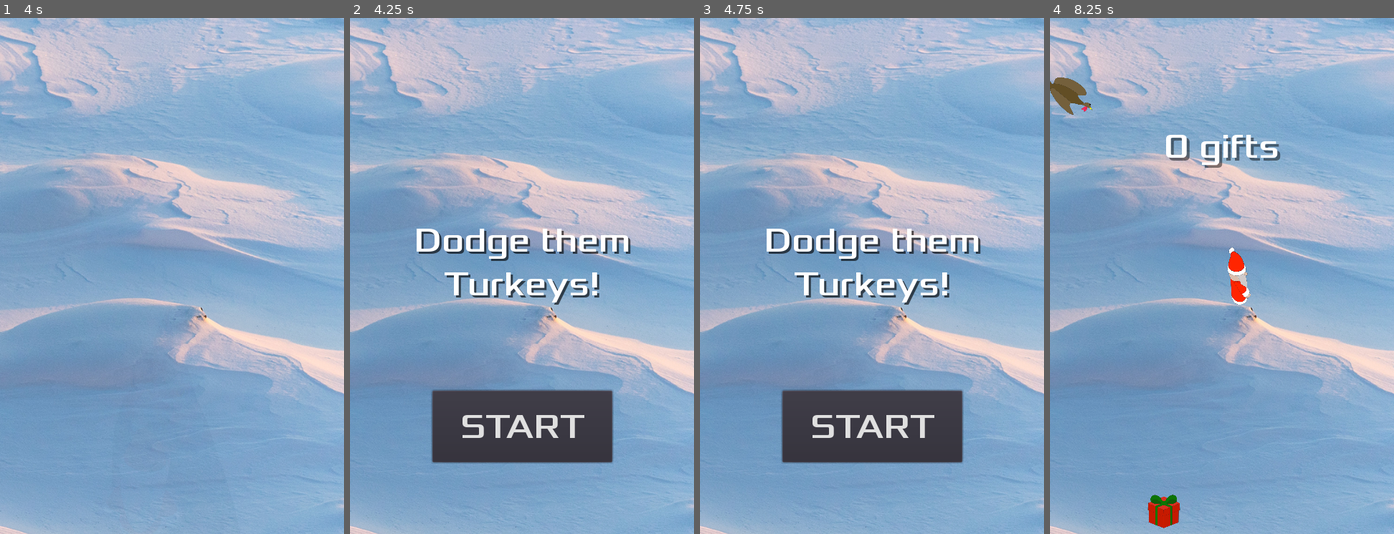
Above: before the commit, frames 1-4 (left to right).
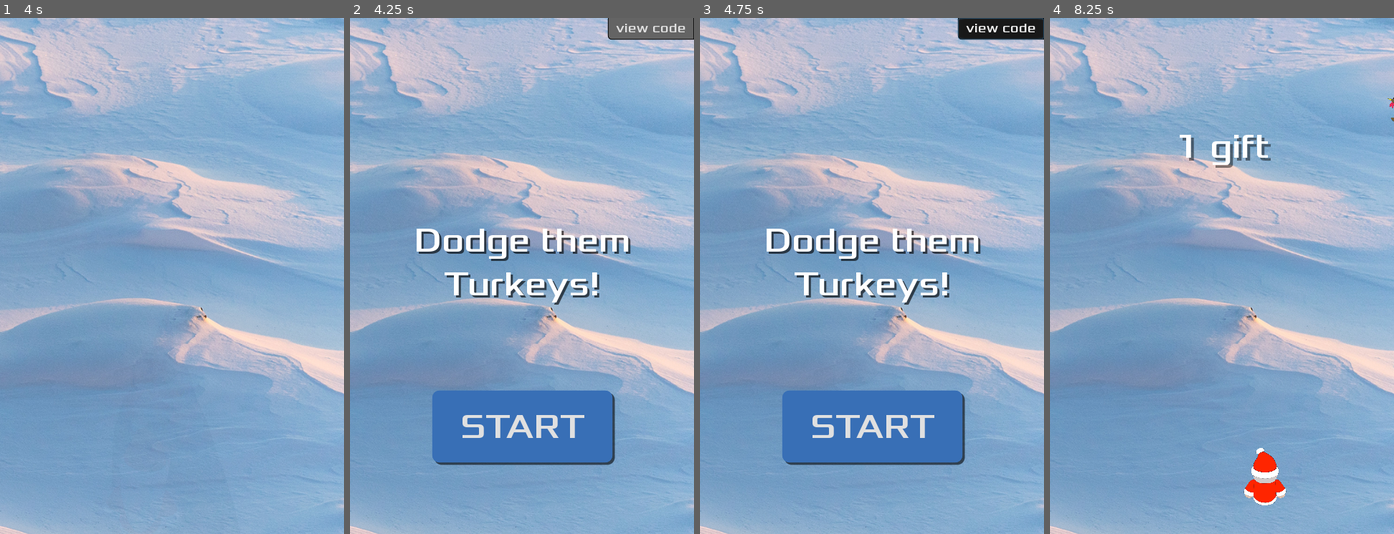
Above: after the commit, the same moments.

Repository: ilf-creative/dodge-them-turkeys
Game: Godot game, scene res://Main.tscn
The game is run twice, just before and just after one commit, with the same random seed, the same clock (stepped at 60 frames per second) and the same inputs.
Inputs (mouse positions are in pixels of both pictures, inside the frame that each line leads up to):
- Up to frame 1 (4 s): move the mouse to (247, 250) at 0.52 s; hold Right (ui_right) 0.53-1.28 s; click (247, 250) at 0.67 s; tap Enter at 1.25, 2.75 s; move the mouse to (103, 301) at 1.27 s; hold Down (ui_down) 1.28-2.03 s; tap Space at 2, 3.5 s; move the mouse to (206, 162) at 2.02 s; hold Right (ui_right) 2.03-2.78 s; move the mouse to (154, 379) at 2.77 s; hold Up (ui_up) 2.78-3.53 s; click (154, 379) at 2.92 s; move the mouse to (275, 353) at 3.52 s; hold Left (ui_left) from 3.53 s (still down)
- Up to frame 2 (4.25 s): keep holding Left (ui_left)
- Up to frame 3 (4.75 s): release Left (ui_left) at 4.25 s; click (1002, 28) at 4.25 s, where only the run after the commit has a clickable "view code"
- Up to frame 4 (8.25 s): click "START" at 5 s; tap Enter at 5.75 s; move the mouse to (1118, 198) at 5.77 s; hold Left (ui_left) 5.78-6.53 s; move the mouse to (1239, 276) at 6.52 s; hold Down (ui_down) 6.53-7.28 s; click (1239, 276) at 6.67 s; move the mouse to (1170, 147) at 7.27 s; hold Right (ui_right) 7.28-8.03 s; move the mouse to (1297, 250) at 8.02 s; hold Up (ui_up) from 8.03 s (still down)

Frame 1 is identical in both runs. In frame 2, 8.3% of the frame differs, in the area x 23-100%, y 0-87%; in frame 3, 8.3%; in frame 4, 3.4%.

Commit message:
add link to godot docs, update spawn box based on screen size, handle arrow and touch control at the same time

Diff:
--- a/project/HUD.gd
+++ b/project/HUD.gd
@@ -4,11 +4,13 @@
 func show():
 	$Message.show()
 	$StartButton.show()
+	$CodeButton.show()
 	$ScoreLabel.show()
 
 func hide():
 	$Message.hide()
 	$StartButton.hide()
+	$CodeButton.hide()
 	$ScoreLabel.hide()
 
 func show_message(text):
@@ -18,15 +20,15 @@
 
 func show_game_over(text):
 	show_message("GAME OVER")
-	# Wait until the MessageTimer has counted down.
 	yield($MessageTimer, "timeout")
 
 	$MessageTimer.stop()
 	$Message.text = text
 	$Message.show()
-	# Make a one-shot timer and wait for it to finish.
+
 	yield(get_tree().create_timer(1), "timeout")
 	$StartButton.show()
+	$CodeButton.show()
 
 func update_score(score):
 	var gift_s = "" if score == 1 else "s"
@@ -39,4 +41,9 @@
 
 func _on_StartButton_pressed():
 	$StartButton.hide()
+	$CodeButton.hide()
 	emit_signal("start_game")
+
+
+func _on_CodeButton_pressed():
+	OS.shell_open("https://github.com/ilf-creative/dodge-them-turkeys")
--- a/project/HUD.tscn
+++ b/project/HUD.tscn
@@ -7,11 +7,69 @@
 size = 48
 font_data = ExtResource( 1 )
 
+[sub_resource type="StyleBoxFlat" id=8]
+bg_color = Color( 0.101961, 0.345098, 0.0823529, 1 )
+corner_radius_top_left = 10
+corner_radius_top_right = 10
+corner_radius_bottom_right = 10
+corner_radius_bottom_left = 10
+shadow_size = 1
+shadow_offset = Vector2( 3, 3 )
+
+[sub_resource type="StyleBoxFlat" id=9]
+bg_color = Color( 0.0392157, 0.133333, 0.0313726, 1 )
+corner_radius_top_left = 10
+corner_radius_top_right = 10
+corner_radius_bottom_right = 10
+corner_radius_bottom_left = 10
+shadow_size = 1
+shadow_offset = Vector2( 3, 3 )
+
+[sub_resource type="StyleBoxFlat" id=4]
+bg_color = Color( 0.223529, 0.439216, 0.717647, 1 )
+corner_radius_top_left = 10
+corner_radius_top_right = 10
+corner_radius_bottom_right = 10
+corner_radius_bottom_left = 10
+shadow_size = 1
+shadow_offset = Vector2( 3, 3 )
+
 [sub_resource type="InputEventAction" id=2]
 action = "ui_select"
 
 [sub_resource type="ShortCut" id=3]
 shortcut = SubResource( 2 )
+
+[sub_resource type="DynamicFontData" id=5]
+font_path = "res://dodge_assets/fonts/Xolonium-Regular.ttf"
+
+[sub_resource type="DynamicFont" id=6]
+size = 18
+font_data = SubResource( 5 )
+
+[sub_resource type="StyleBoxFlat" id=10]
+bg_color = Color( 0.0980392, 0.0980392, 0.0980392, 1 )
+border_width_left = 1
+border_width_right = 1
+border_width_bottom = 1
+border_color = Color( 0, 0, 0, 1 )
+corner_radius_bottom_left = 5
+
+[sub_resource type="StyleBoxFlat" id=11]
+bg_color = Color( 1, 0, 0, 1 )
+border_width_left = 1
+border_width_right = 1
+border_width_bottom = 1
+border_color = Color( 0, 0, 0, 1 )
+corner_radius_bottom_left = 5
+
+[sub_resource type="StyleBoxFlat" id=7]
+bg_color = Color( 0.396078, 0.396078, 0.396078, 1 )
+border_width_left = 1
+border_width_right = 1
+border_width_bottom = 1
+border_color = Color( 0, 0, 0, 1 )
+corner_radius_bottom_left = 5
 
 [node name="HUD" type="CanvasLayer"]
 script = ExtResource( 2 )
@@ -56,12 +114,32 @@
 margin_top = -200.0
 margin_right = 125.5
 margin_bottom = -100.0
+rect_pivot_offset = Vector2( 153.5, 56 )
 custom_fonts/font = SubResource( 1 )
+custom_styles/hover = SubResource( 8 )
+custom_styles/pressed = SubResource( 9 )
+custom_styles/normal = SubResource( 4 )
 shortcut = SubResource( 3 )
 text = "START"
 __meta__ = {
 "_edit_use_anchors_": false
 }
 
+[node name="CodeButton" type="Button" parent="."]
+anchor_left = 1.0
+anchor_right = 1.0
+margin_left = -120.0
+margin_bottom = 30.0
+rect_pivot_offset = Vector2( 153.5, 56 )
+custom_fonts/font = SubResource( 6 )
+custom_styles/hover = SubResource( 10 )
+custom_styles/pressed = SubResource( 11 )
+custom_styles/normal = SubResource( 7 )
+text = "view code"
+__meta__ = {
+"_edit_use_anchors_": false
+}
+
 [connection signal="timeout" from="MessageTimer" to="." method="_on_MessageTimer_timeout"]
 [connection signal="pressed" from="StartButton" to="." method="_on_StartButton_pressed"]
+[connection signal="pressed" from="CodeButton" to="." method="_on_CodeButton_pressed"]
--- a/project/Main.gd
+++ b/project/Main.gd
@@ -13,6 +13,14 @@
 
 	var viewport_w = screen_size.x
 	var viewport_h = screen_size.y
+
+	var mob_buffer = 50
+	$MobPath.curve.clear_points()
+	$MobPath.curve.add_point(Vector2(-mob_buffer, -mob_buffer))
+	$MobPath.curve.add_point(Vector2(viewport_w + mob_buffer, -mob_buffer))
+	$MobPath.curve.add_point(Vector2(viewport_w + mob_buffer,viewport_h + mob_buffer))
+	$MobPath.curve.add_point(Vector2(-mob_buffer, viewport_h + mob_buffer))
+	$MobPath.curve.add_point(Vector2(-mob_buffer, -mob_buffer))
 
 	var background_size = $Background.texture.get_size()
 	var scale_x = viewport_w / background_size.x
@@ -71,7 +79,7 @@
 func new_game():
 	score = 0
 	seconds_survived = 0
-	mob_spawn_count = 1
+	mob_spawn_count = 2 if screen_size.x > 800 else 1
 	$Player.start($StartPosition.position)
 	get_tree().call_group("mobs", "queue_free")
 	get_tree().call_group("gifts", "queue_free")
@@ -84,19 +92,13 @@
 func _on_MobTimer_timeout():
 	mob_spawn_count += 0.1
 	for n in floor(mob_spawn_count):
-		# Choose a random location on Path2D.
 		$MobPath/MobSpawnLocation.offset = randi()
-		# Create a Mob instance and add it to the scene.
 		var mob = Mob.instance()
 		add_child(mob)
-		# Set the mob's direction perpendicular to the path direction.
 		var direction = $MobPath/MobSpawnLocation.rotation + PI / 2
-		# Set the mob's position to a random location.
 		mob.position = $MobPath/MobSpawnLocation.position
-		# Add some randomness to the direction.
 		direction += rand_range(-PI / 4, PI / 4)
 		mob.rotation = direction
-		# Set the velocity (speed & direction).
 		mob.linear_velocity = Vector2(rand_range(mob.min_speed, mob.max_speed), 0)
 		mob.linear_velocity = mob.linear_velocity.rotated(direction)
 
--- a/project/Main.tscn
+++ b/project/Main.tscn
@@ -65,13 +65,13 @@
 position = Vector2( 240, 450 )
 
 [node name="MobPath" type="Path2D" parent="."]
-position = Vector2( -208, -136 )
-scale = Vector2( 1.325, 1.15455 )
+position = Vector2( -0.518534, 7.81212 )
+scale = Vector2( 0.742245, 0.635874 )
 curve = SubResource( 1 )
 
 [node name="MobSpawnLocation" type="PathFollow2D" parent="MobPath"]
 position = Vector2( 0, -13.8583 )
-rotation = -4.88046e-07
+rotation = 2.44023e-07
 
 [node name="HUD" parent="." instance=ExtResource( 4 )]
 
--- a/project/Player.gd
+++ b/project/Player.gd
@@ -17,11 +17,21 @@
 	screen_size = get_viewport_rect().size
 	hide()
 
-# Called every frame. 'delta' is the elapsed time since the previous frame.
 func _process(delta):
-	var velocity = Vector2()  # The player's movement vector.
+	var velocity = Vector2()
 
-	if (target != Vector2.ZERO): # touch control
+	# keyboard control
+	if Input.is_action_pressed("ui_right"):
+		velocity.x += 1
+	if Input.is_action_pressed("ui_left"):
+		velocity.x -= 1
+	if Input.is_action_pressed("ui_down"):
+		velocity.y += 1
+	if Input.is_action_pressed("ui_up"):
+		velocity.y -= 1
+
+	# touch control
+	if (target != Vector2.ZERO && velocity.length() == 0):
 		var distance = (target - position)
 		if (distance.length() > 5):
 			velocity = (target - position).normalized()
@@ -29,16 +39,8 @@
 		else:
 			$AnimatedSprite.stop()
 			velocity = Vector2.ZERO
-
-	else: # keyboard control
-		if Input.is_action_pressed("ui_right"):
-			velocity.x += 1
-		if Input.is_action_pressed("ui_left"):
-			velocity.x -= 1
-		if Input.is_action_pressed("ui_down"):
-			velocity.y += 1
-		if Input.is_action_pressed("ui_up"):
-			velocity.y -= 1
+	else:
+		target = Vector2.ZERO
 
 	if velocity.length() > 0:
 		velocity = velocity.normalized() * speed
@@ -55,15 +57,13 @@
 	if velocity.x != 0 and !isUpDownAngle:
 		$AnimatedSprite.animation = "walk"
 		$AnimatedSprite.flip_v = false
-		# See the note below about boolean assignment
 		$AnimatedSprite.flip_h = velocity.x < 0
 	elif velocity.y != 0 or isUpDownAngle:
 		$AnimatedSprite.animation = "down" if velocity.y > 0 else "up"
-		# $AnimatedSprite.flip_v = velocity.y > 0
 
 func _on_Player_body_entered(body):
 	if body.is_in_group("mobs"):
-		hide()  # Player disappears after being hit.
+		hide()
 		emit_signal("hit")
 		$CollisionShape2D.set_deferred("disabled", true)
 	elif body.is_in_group("gifts"):
Not shown: 1 places in project/HUD.tscn that only renumber resources
Not shown, changed: README.md
Not shown, changed: docs/index.html
Not shown, changed: docs/index.js
Not shown, changed: docs/index.pck
Not shown, changed: docs/index.wasm
